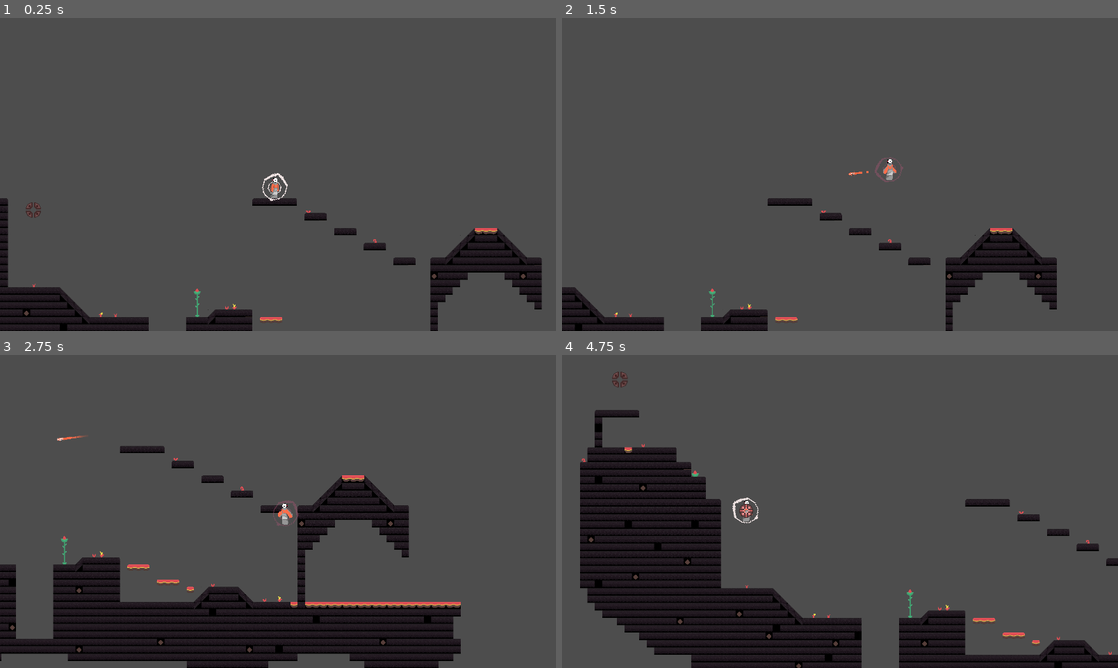
Above: before the commit, frames 1-4 (two rows, left to right).
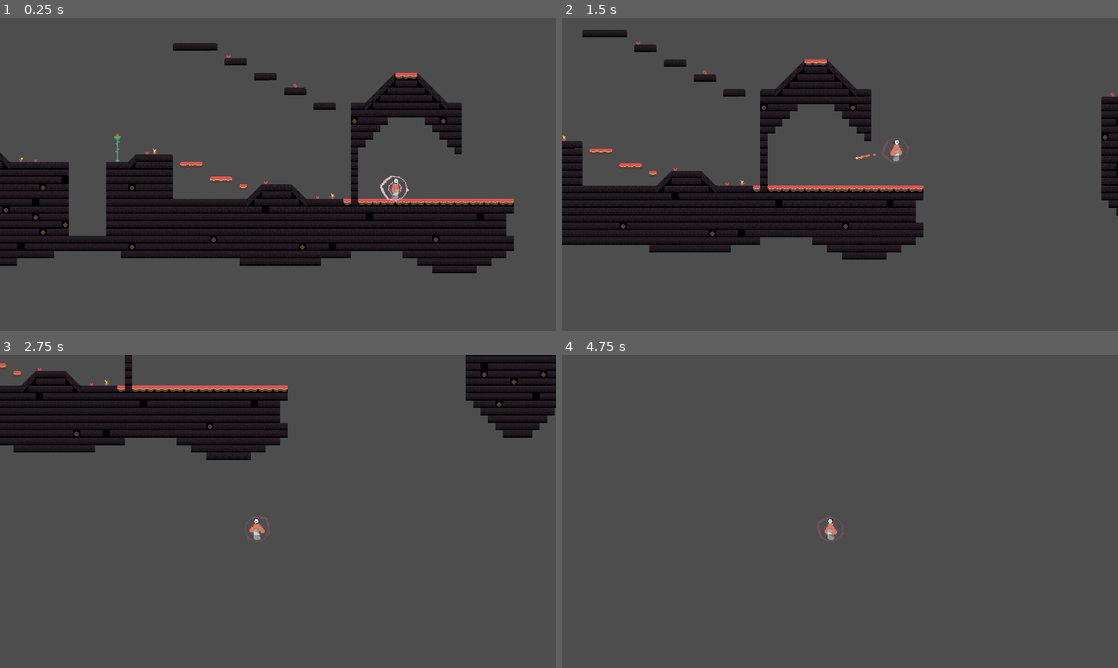
Above: after the commit, the same moments.

Repository: unsaltedkale/Quilt
Game: Godot game, scene res://Emily WIP/emtest2_0.tscn
The game is run twice, just before and just after one commit, with the same random seed, the same clock (stepped at 60 frames per second) and the same inputs. This scene is started directly instead of the project's main scene. Sound files missing from this copy of the repository are replaced by a short silence.
Inputs (mouse positions are in pixels of both pictures, inside the frame that each line leads up to):
- Up to frame 1 (0.25 s): no input
- Up to frame 2 (1.5 s): tap Enter at 0.5 s; move the mouse to (962, 158) at 0.52 s; press the mouse at (962, 158) at 0.53 s; hold D (move_right) from 0.53 s (still down); tap S (crouch) at 0.6 s; tap Space (jump) at 0.77 s; move the mouse to (728, 190) at 1.27 s; release the mouse at (728, 190) at 1.28 s; click (728, 190) at 1.35 s
- Up to frame 3 (2.75 s): tap Space (jump) at 1.52 s; tap S (crouch) at 1.55, 2.1 s; move the mouse to (333, 442) at 2.02 s; release D (move_right) at 2.03 s; press the mouse at (333, 442) at 2.03 s; hold A (move_left) from 2.03 s (still down)
- Up to frame 4 (4.75 s): move the mouse to (812, 574) at 2.77 s; release A (move_left) at 2.78 s; release the mouse at (812, 574) at 2.78 s; hold D (move_right) 2.78-4.28 s; click (812, 574) at 2.85 s; tap Space (jump) at 3.02, 3.77, 4.52 s; tap S (crouch) at 3.05, 4.35 s; move the mouse to (1006, 558) at 3.52 s; hold E (interact) 3.53-4.28 s; click (1006, 558) at 3.8 s; move the mouse to (673, 464) at 4.27 s; hold A (move_left) from 4.28 s (still down)

The runs differ from the first frame. In frame 1, 28% of the frame differs, in the area x 0-98%, y 8-100%; in frame 2, 23%; in frame 3, 35%, in the area x 0-100%, y 0-100%; in frame 4, 25%.

Commit message:
crouch and fireball collision

Diff:
--- a/Emily WIP/Scenes/player.tscn
+++ b/Emily WIP/Scenes/player.tscn
@@ -1572,7 +1572,7 @@
 [node name="AnimatedSprite2D" type="AnimatedSprite2D" parent="." unique_id=725135239]
 material = SubResource("ShaderMaterial_1nwdr")
 sprite_frames = SubResource("SpriteFrames_qn8pe")
-animation = &"idle"
+animation = &"crouch_idle"
 script = ExtResource("13_1nwdr")
 
 [node name="StateMachine" type="Node" parent="." unique_id=621642771 node_paths=PackedStringArray("initial_state")]
--- a/Emily WIP/Scripts/fall.gd
+++ b/Emily WIP/Scripts/fall.gd
@@ -12,11 +12,6 @@
 		walking_last_state = true
 	else:
 		walking_last_state = false
-
-	# TODO
-	# CAYOTE TIMER ADDING SOON
-	# ADDED PREVIOUS STATE SO TAHT COULD CHECK IF WAS WALKING BEFORE
-	# IF WAS WAKING BEFORE ANDGER A CERTAIN TIME DO JUMP
 	fall_timer = 0
 
 func Exit():
@@ -38,14 +33,8 @@
 	if player.is_on_floor():
 		land()
 
-func _on_animation_finished():
-	if player.is_phlo:
-		an.play("phlo_idle")
-	else:
-		an.play("idle")
-
 func land():
-	if fall_timer >= 1:
+	if fall_timer >= .9:
 		if player.is_phlo:
 			an.play("phlo_mini_wump")
 		else:
@@ -74,8 +63,6 @@
 	if player.is_on_floor():
 		player.velocity.x = 0
 		land()
-		_on_animation_finished()
-
 		if fall_timer - time_since_last_jump_press <= PLAYER_DATA.jump_buffer_time:
 			Transition.emit(self, "jump")
 
@@ -89,3 +76,9 @@
 		Transition.emit(self, "wallstick")
 
 	_crouch_control()
+
+func _on_animation_finished(anim):
+	if anim == "phlo_mini_wump" or "phlo_land":
+		Transition.emit(self, "phlo_idle")
+	elif anim == "land":
+		Transition.emit(self, "idle")
--- a/Emily WIP/Scripts/idle_state.gd
+++ b/Emily WIP/Scripts/idle_state.gd
@@ -11,8 +11,11 @@
 			an.play("idle")
 
 func Enter(previous_state: State):
-	#idle_quilt()
-	_recoil_recharge_check()
+	if crouch_speed == true:
+		_crouch_control()
+	else:
+		#idle_quilt()
+		_recoil_recharge_check()
 
 func Exit():
 	pass
@@ -25,6 +28,11 @@
 	_change_state()
 
 	_crouch_control()
+	if crouch_speed == true and walk_speed != 100:
+
+		walk_speed = 100
+	elif crouch_speed == false:
+		walk_speed = 800
 
 
 func _change_state() -> void:
@@ -37,7 +45,7 @@
 		Transition.emit(self, "fall")
 	if Input.is_action_just_pressed("fire_projectile") || Input.is_action_just_pressed("recoil_left") || Input.is_action_just_pressed("recoil_right") || Input.is_action_just_pressed("recoil_up") || Input.is_action_just_pressed("recoil_down"):
 		if player.collected_objects != 0:
-			print("recoil state")
+			#print("recoil state")
 			Transition.emit(self, "recoil")
 	if player.current_stasis != null:
 		Transition.emit(self, "stasis")
--- a/Emily WIP/Scripts/player/player_res_script.gd
+++ b/Emily WIP/Scripts/player/player_res_script.gd
@@ -1,7 +1,7 @@
 class_name PlayerRes extends Resource
 
-@export_category("BASE MOVMENT")
-@export var walk_speed: float
+#@export_category("BASE MOVMENT")
+#@export var walk_speed: float
 
 @export_category("JUMPING")
 @export var jump_vel: float
--- a/Emily WIP/Scripts/recoil.gd
+++ b/Emily WIP/Scripts/recoil.gd
@@ -41,7 +41,8 @@
 func Enter(previous_state: State):
 	timer = 10.0/60.0
 	shoot()
-	player.velocity = recoil_vel_equation()
+	if player.quilt_crouch.disabled:
+		player.velocity = recoil_vel_equation()
 	player.collected_objects -= 1
 	recoil = true
 
--- a/Emily WIP/Scripts/red_projectile.gd
+++ b/Emily WIP/Scripts/red_projectile.gd
@@ -40,7 +40,8 @@
 		pass
 	if area.is_in_group("tilemap"):
 		queue_free()
-
+	if area.is_in_group("Projectile"):
+		queue_free()
 
 
 func _play_extinguish_sound():
--- a/Emily WIP/Scripts/state_base.gd
+++ b/Emily WIP/Scripts/state_base.gd
@@ -2,7 +2,7 @@
 class_name State
 
 const PLAYER_DATA = preload("uid://c33m5ti1y2ang")
-
+@export var walk_speed: float = 800
 @export var player: CharacterBody2D
 @onready var an = $"../../AnimatedSprite2D"
 var move_dir
@@ -13,6 +13,7 @@
 var decceleration = 750 * 6
 var sm : StateMachine
 var smcs : State
+var crouch_speed : bool
 
 
 signal Transition
@@ -45,7 +46,7 @@
 				#print("AAAA" + smcs.state_name)
 				move_dir = Input.get_axis("move_left","move_right")
 				if move_dir !=0:
-					player.velocity.x = move_dir * PLAYER_DATA.walk_speed
+					player.velocity.x = move_dir * walk_speed
 				elif move_dir == 0:
 					player.velocity.x = move_toward(player.velocity.x, 0, decceleration * _delta)
 			if player.is_phlo:
@@ -55,12 +56,13 @@
 				player.get_node("PhloCollider").disabled = false
 			pass
 
-
 func _crouch_control():
 	if Input.is_action_just_pressed("crouch"):
+		crouch_speed = true
 		player.quilt_crouch.disabled = false
 		player.quilt_collider.disabled = true
 	if Input.is_action_just_released("crouch"):
+		crouch_speed = false
 		player.quilt_collider.disabled = false
 		player.quilt_crouch.disabled = true
 	pass
--- a/Emily WIP/Scripts/walk.gd
+++ b/Emily WIP/Scripts/walk.gd
@@ -7,7 +7,10 @@
 	pass
 
 func Enter(previous_state: State):
-	quilt_walk()
+	if crouch_speed == true:
+		_crouch_control()
+	else:
+		quilt_walk()
 	play_footsteps.emit()
 	#print("walking")
 
@@ -18,14 +21,23 @@
 	if player.is_phlo:
 		an.play("phlo_idle")
 	else:
-		an.play("walk")
+		if player.quilt_crouch.disabled == false:
+			an.play("crouch_idle")
+		else:
+			an.play("walk")
 
 
 func Physics_Update(_delta):
 	_recoil_recharge_check()
 
+	quilt_walk()
 
-	quilt_walk()
+	_crouch_control()
+	if crouch_speed == true and walk_speed != 100:
+		walk_speed = 100
+	elif crouch_speed == false:
+		walk_speed = 800
+
 	if abs(move_dir) == 0:
 		Transition.emit(self, "idle")
 	if not player.is_on_floor():
--- a/Emily WIP/emtest2_0.tscn
+++ b/Emily WIP/emtest2_0.tscn
@@ -835,7 +835,7 @@
 script = ExtResource("2_jbwj1")
 
 [node name="Player" parent="." unique_id=796459201 instance=ExtResource("3_qrawa")]
-position = Vector2(5438, 1443)
+position = Vector2(7166, 2748)
 
 [node name="Stasis" parent="." unique_id=1377558403 instance=ExtResource("4_jbwj1")]
 position = Vector2(2263, 505)
